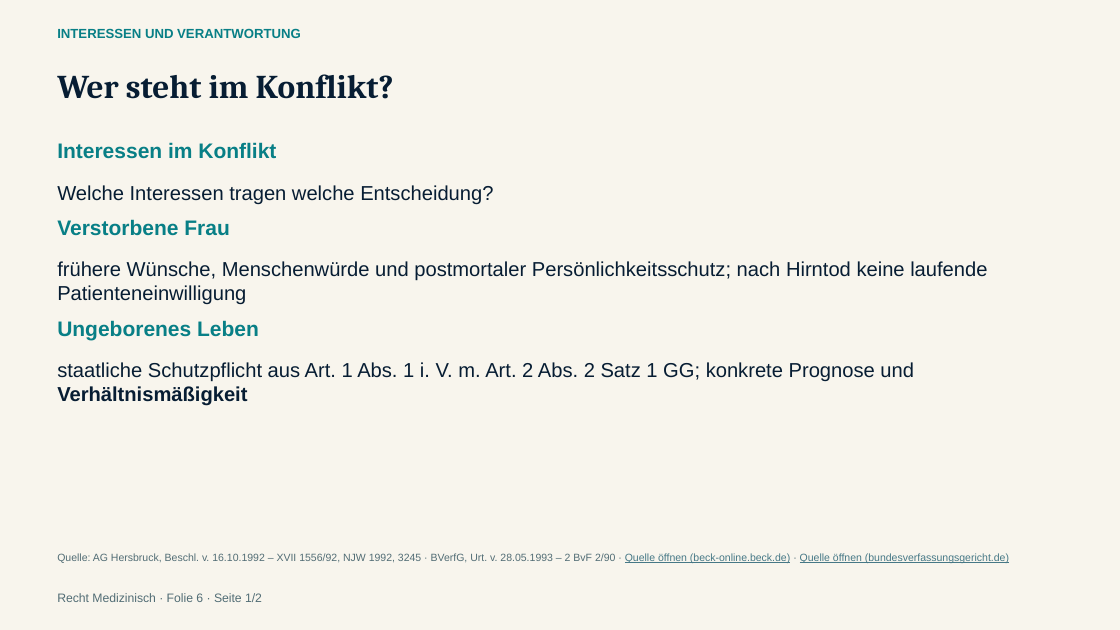
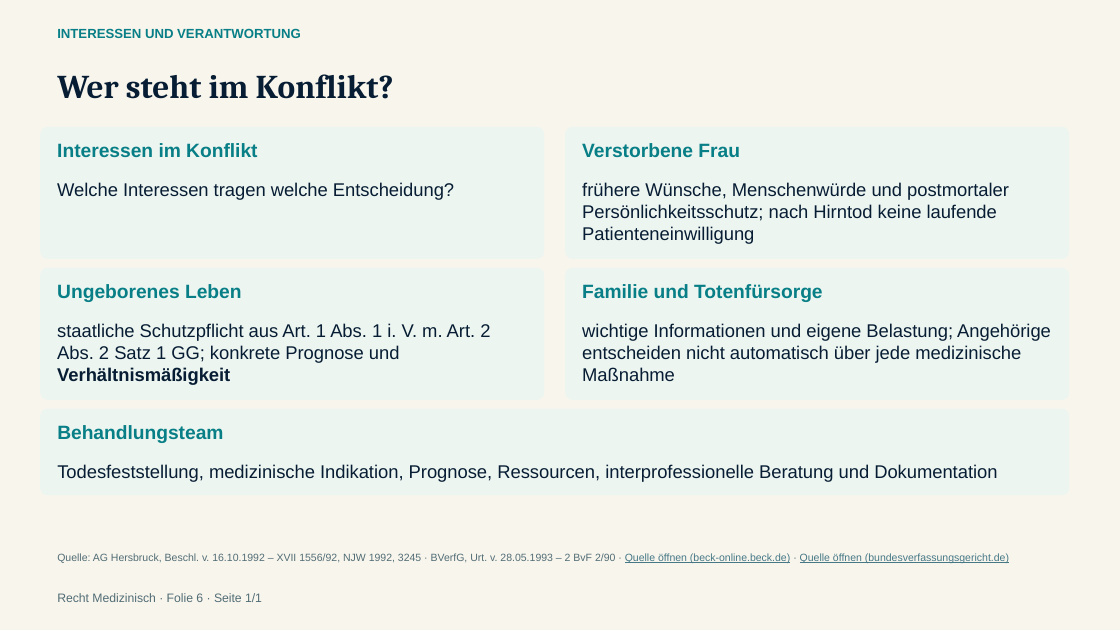
Before and after one commit to rechtmedizinisch/rechtmedizinisch.github.io, a slide deck: slide 6 of assets/downloads/Recht-Medizinisch-Einstieg.pptx. Drawn at 1120x630 pixels with LibreOffice and Linux fonts; fonts in the diff are those of the drawing. Boxes give left, top, right and bottom in pixels: in the first picture for what was removed or moved away, otherwise in the second. Text is boxed around its words. In the diff, an @@ line names an element or a change of style, - is before the commit and + after.

```diff
--- a/assets/downloads/Recht-Medizinisch-Einstieg.pptx
+++ b/assets/downloads/Recht-Medizinisch-Einstieg.pptx
@@ rounded rectangle added at [40, 127, 544, 259], fill #EDF5F1 @@
@@ rounded rectangle added at [565, 127, 1070, 259], fill #EDF5F1 @@
@@ size 18 to 16.5 pt in 3 elements at [57, 143, 257, 157], [57, 284, 241, 302], [582, 143, 740, 157] @@
@@ text "Verstorbene Frau": place and size @@
-text "Verstorbene Frau" at [57, 219, 229, 236]
+text "Verstorbene Frau" at [582, 143, 740, 157]
@@ size 17.2 to 15.8 pt in 3 elements at [57, 323, 490, 385], [57, 182, 454, 200], [582, 182, 1009, 244] @@
@@ text "frühere Wünsche, Menschenwürde und postmortaler ...": place and size @@
-text "frühere Wünsche, Menschenwürde und postmortaler ..." at [57, 261, 987, 305]
+text "frühere Wünsche, Menschenwürde und postmortaler ..." at [582, 182, 1009, 244]
@@ rounded rectangle added at [40, 268, 544, 400], fill #EDF5F1 @@
@@ rounded rectangle added at [565, 268, 1070, 400], fill #EDF5F1 @@
@@ text "Ungeborenes Leben": place and size @@
-text "Ungeborenes Leben" at [57, 320, 259, 341]
+text "Ungeborenes Leben" at [57, 284, 241, 302]
@@ text added at [582, 284, 823, 302], 16.5 pt, text #087F86, bold @@
+Familie und Totenfürsorge
@@ text "staatliche Schutzpflicht aus Art. 1 ...": place and size @@
-text "staatliche Schutzpflicht aus Art. 1 ..." at [57, 362, 914, 406]
+text "staatliche Schutzpflicht aus Art. 1 ..." at [57, 323, 490, 385]
@@ text added at [582, 323, 1051, 381], 15.8 pt, text #071D33 @@
+wichtige Informationen und eigene Belastung; Angehörige entscheiden nicht automatisch über jede medizinische Maßnahme
@@ rounded rectangle added at [40, 408, 1070, 495], fill #EDF5F1 @@
@@ text added at [57, 425, 223, 443], 16.5 pt, text #087F86, bold @@
+Behandlungsteam
@@ text added at [57, 464, 997, 482], 15.8 pt, text #071D33 @@
+Todesfeststellung, medizinische Indikation, Prognose, Ressourcen, interprofessionelle Beratung und Dokumentation
@@ text at [57, 593, 262, 602]: text changed @@
-Recht Medizinisch · Folie 6 · Seite 1/2
+Recht Medizinisch · Folie 6 · Seite 1/1
```
Also in this commit, not shown: 9 other slides changed, 1 slide removed, 9 other files.
